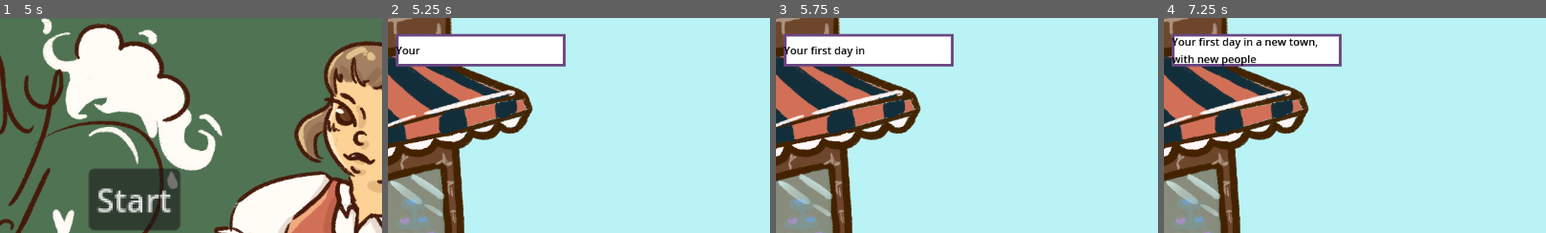
Above: before the commit, frames 1-4 (left to right).
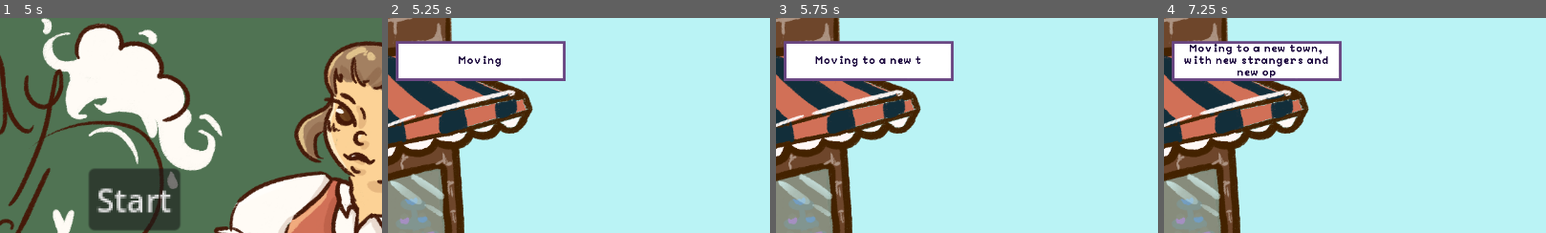
Above: after the commit, the same moments.

Repository: LauraVEkris/FreshlyBaked
Game: Godot game, scene res://scenes/main.tscn
Two runs of this game, one before a commit and one after it. Both use one fixed random seed, a clock stepped at 60 frames per second and the inputs below. Sound files missing from this copy of the repository are replaced by a short silence.
Inputs (mouse positions are % of the whole screen's width and height, from its top left):
- Up to frame 1 (5 s): click (22, 73) at 0.5 s; click (22, 73) at 1.25 s; click (41, 72) at 2 s; click (41, 72) at 2.75 s; click (69, 69) at 3.5 s; click (69, 69) at 4.25 s
- Up to frame 2 (5.25 s): click "Start" at 5 s
- Up to frame 3 (5.75 s): no input
- Up to frame 4 (7.25 s): click (50, 71) at 5.75 s; click (50, 71) at 6.5 s
The pictures show only the part of the screen within x 36-86%, y 0-50%; the shares and areas given below are measured in that part.

Frame 1 is identical in both runs. In frame 2, 5.9% of the frame differs, in the area x 2-47%, y 7-30%; in frame 3, 6.4%; in frame 4, 7.2%.

Commit message:
music and label styling stuff

Diff:
--- /dev/null
+++ b/assets/label-settings.tres
@@ -0,0 +1,8 @@
+[gd_resource type="LabelSettings" load_steps=2 format=3 uid="uid://c6g5ggnxybek0"]
+
+[ext_resource type="FontFile" uid="uid://cnyepyujqcaum" path="res://assets/Peaberry-Font-v2.0/Peaberry Font Family/Peaberry Doublespace/Peaberry-Doublespace.otf" id="1_nrfiw"]
+
+[resource]
+line_spacing = 2.0
+font = ExtResource("1_nrfiw")
+font_color = Color(0.0938003, 0.0169189, 0.231623, 1)
--- a/objects/text_box.tscn
+++ b/objects/text_box.tscn
@@ -1,7 +1,8 @@
-[gd_scene load_steps=3 format=3 uid="uid://cp0ndynhe864o"]
+[gd_scene load_steps=4 format=3 uid="uid://cp0ndynhe864o"]
 
 [ext_resource type="Script" uid="uid://by31b85r4bc2n" path="res://scripts/text_box.gd" id="1_63y4b"]
 [ext_resource type="Texture2D" uid="uid://c5xkdhlnbgadt" path="res://assets/textbox.png" id="2_2kmlu"]
+[ext_resource type="LabelSettings" uid="uid://c6g5ggnxybek0" path="res://assets/label-settings.tres" id="3_aih04"]
 
 [node name="TextBox" type="MarginContainer"]
 script = ExtResource("1_63y4b")
@@ -18,6 +19,10 @@
 [node name="MarginContainer" type="MarginContainer" parent="."]
 clip_contents = true
 layout_mode = 2
+theme_override_constants/margin_left = 4
+theme_override_constants/margin_top = 4
+theme_override_constants/margin_right = 4
+theme_override_constants/margin_bottom = 4
 
 [node name="TextureRect" type="TextureRect" parent="MarginContainer"]
 layout_mode = 2
@@ -25,6 +30,8 @@
 [node name="Label" type="Label" parent="MarginContainer"]
 layout_mode = 2
 theme_override_colors/font_color = Color(0, 0, 0, 1)
+label_settings = ExtResource("3_aih04")
+horizontal_alignment = 1
 
 [node name="LetterDisplayTimer" type="Timer" parent="."]
 one_shot = true
--- a/objects/timer.tscn
+++ b/objects/timer.tscn
@@ -1,6 +1,7 @@
-[gd_scene load_steps=2 format=3 uid="uid://8o32bi2mgyer"]
+[gd_scene load_steps=3 format=3 uid="uid://8o32bi2mgyer"]
 
 [ext_resource type="Script" uid="uid://v2gjjnhj8sjl" path="res://scripts/timer.gd" id="1_bhth0"]
+[ext_resource type="LabelSettings" uid="uid://c6g5ggnxybek0" path="res://assets/label-settings.tres" id="2_lw61g"]
 
 [node name="Timer" type="Control"]
 layout_mode = 3
@@ -18,6 +19,7 @@
 offset_right = 51.0
 offset_bottom = 33.0
 text = "00:00"
+label_settings = ExtResource("2_lw61g")
 
 [node name="Timer" type="Timer" parent="."]
 wait_time = 300.0
--- a/scenes/bunGame.tscn
+++ b/scenes/bunGame.tscn
@@ -1,7 +1,20 @@
-[gd_scene load_steps=4 format=3 uid="uid://bljrd1vuhg4dm"]
+[gd_scene load_steps=7 format=3 uid="uid://bljrd1vuhg4dm"]
 
 [ext_resource type="Texture2D" uid="uid://4ec26rqta3u7" path="res://assets/Jeffrey-plant.png" id="1_m7o8a"]
 [ext_resource type="Script" uid="uid://d0majcv64bicl" path="res://scripts/minigames/bun_game.gd" id="1_r480c"]
+[ext_resource type="FontFile" uid="uid://cnyepyujqcaum" path="res://assets/Peaberry-Font-v2.0/Peaberry Font Family/Peaberry Doublespace/Peaberry-Doublespace.otf" id="3_ufydk"]
+
+[sub_resource type="LabelSettings" id="LabelSettings_r2vs5"]
+line_spacing = 2.0
+font = ExtResource("3_ufydk")
+font_size = 32
+font_color = Color(0.0938003, 0.0169189, 0.231623, 1)
+
+[sub_resource type="LabelSettings" id="LabelSettings_jva46"]
+line_spacing = 2.0
+font = ExtResource("3_ufydk")
+font_size = 32
+font_color = Color(0.0938003, 0.0169189, 0.231623, 1)
 
 [sub_resource type="CircleShape2D" id="CircleShape2D_la44f"]
 radius = 37.0135
@@ -48,7 +61,8 @@
 offset_bottom = -175.0
 grow_horizontal = 2
 grow_vertical = 0
-text = "[<-     ->]"
+text = "[←    →]"
+label_settings = SubResource("LabelSettings_r2vs5")
 uppercase = true
 
 [node name="Label2" type="Label" parent="."]
@@ -65,6 +79,7 @@
 grow_horizontal = 2
 grow_vertical = 0
 text = "hits"
+label_settings = SubResource("LabelSettings_jva46")
 uppercase = true
 
 [node name="CharacterBody2D" type="CharacterBody2D" parent="." groups=["player"]]
--- a/scenes/cookieGame.tscn
+++ b/scenes/cookieGame.tscn
@@ -1,6 +1,7 @@
-[gd_scene load_steps=12 format=3 uid="uid://byv8i5bg4b4xf"]
+[gd_scene load_steps=13 format=3 uid="uid://byv8i5bg4b4xf"]
 
 [ext_resource type="Script" uid="uid://dful0ehmesuaw" path="res://scripts/minigames/cookie_game.gd" id="1_1t0vu"]
+[ext_resource type="LabelSettings" uid="uid://c6g5ggnxybek0" path="res://assets/label-settings.tres" id="2_ileld"]
 [ext_resource type="Texture2D" uid="uid://qwk1m6loie4x" path="res://assets/items/puzzle/puzzle1.png" id="3_h7h5j"]
 [ext_resource type="Texture2D" uid="uid://5eplxqu2b8e2" path="res://assets/red.png" id="3_n3dfc"]
 [ext_resource type="Texture2D" uid="uid://bx2i62kc6dt8y" path="res://assets/items/puzzle/puzzle2.png" id="4_22uqa"]
@@ -44,6 +45,7 @@
 grow_horizontal = 2
 grow_vertical = 2
 text = "00:00"
+label_settings = ExtResource("2_ileld")
 uppercase = true
 
 [node name="GridContainer" type="GridContainer" parent="."]
--- a/scenes/croissantGame.tscn
+++ b/scenes/croissantGame.tscn
@@ -1,7 +1,8 @@
-[gd_scene load_steps=4 format=3 uid="uid://dpgsxugv87b5"]
+[gd_scene load_steps=5 format=3 uid="uid://dpgsxugv87b5"]
 
 [ext_resource type="Script" uid="uid://dsr8qnxl1qpgx" path="res://scripts/minigames/croissant_game.gd" id="1_4q1l3"]
 [ext_resource type="Texture2D" uid="uid://8semkqoekq33" path="res://assets/black.png" id="1_qdcn7"]
+[ext_resource type="LabelSettings" uid="uid://c6g5ggnxybek0" path="res://assets/label-settings.tres" id="3_qkcmt"]
 
 [sub_resource type="RectangleShape2D" id="RectangleShape2D_a1exv"]
 size = Vector2(20, 194)
@@ -60,6 +61,7 @@
 grow_horizontal = 2
 grow_vertical = 0
 text = "[space]"
+label_settings = ExtResource("3_qkcmt")
 uppercase = true
 
 [node name="Label2" type="Label" parent="."]
@@ -76,4 +78,5 @@
 grow_horizontal = 2
 grow_vertical = 0
 text = "hits"
+label_settings = ExtResource("3_qkcmt")
 uppercase = true
--- a/scenes/main.tscn
+++ b/scenes/main.tscn
@@ -13,6 +13,7 @@
 [ext_resource type="Texture2D" uid="uid://dynxucq11qie1" path="res://assets/screens/winEffect.png" id="9_8anpk"]
 [ext_resource type="Texture2D" uid="uid://clrm01dq0uxqo" path="res://assets/screens/bakeryOutside.png" id="11_umlfg"]
 [ext_resource type="Texture2D" uid="uid://b57fv0ntkcr7s" path="res://assets/screens/mainMenu.png" id="13_r5srh"]
+[ext_resource type="AudioStream" uid="uid://dl04oj0dga4en" path="res://sound/podcast-soothing-serene-smooth-jazz-romantic-cafe-vibes-213058.mp3" id="14_a8y0u"]
 
 [node name="Control" type="Control"]
 layout_mode = 3
@@ -240,6 +241,11 @@
 volume_db = 1.0
 autoplay = true
 
+[node name="MusicStreamPlayer2D" type="AudioStreamPlayer2D" parent="."]
+stream = ExtResource("14_a8y0u")
+autoplay = true
+parameters/looping = true
+
 [connection signal="pressed" from="Display/BunButton" to="Minigame" method="startMinigame" binds= ["bun"]]
 [connection signal="pressed" from="Display/CroissantButton" to="Minigame" method="startMinigame" binds= ["croissant"]]
 [connection signal="pressed" from="Display/CookieButton" to="Minigame" method="startMinigame" binds= ["cookie"]]
--- a/scripts/minigames/bun_game.gd
+++ b/scripts/minigames/bun_game.gd
@@ -46,11 +46,11 @@
 func endGame():
 	if applecount <= 3:
 		minigameNode.doneMinigame("fail")
-	elif applecount >= 4 and applecount <= 10:
+	elif applecount >= 4 and applecount <= 9:
 		minigameNode.doneMinigame("neutral")
-	elif applecount >= 11 and applecount <= 17:
+	elif applecount >= 10 and applecount <= 15:
 		minigameNode.doneMinigame("win")
-	elif applecount >= 18:
+	elif applecount >= 16:
 		minigameNode.doneMinigame("perfect")
 
 func hitApple(body) -> void:
--- a/scripts/singletons/gameManager.gd
+++ b/scripts/singletons/gameManager.gd
@@ -34,8 +34,8 @@
 	cutscene = $/root/Control/cutsceneRect
 
 	#start the first day
-	lines = ["Your first day in a new town, with new people",
-	"you enter your bakery, ready for a fresh start"]
+	lines = ["Moving to a new town, with new strangers and new opportunities.",
+	"You enter your bakery, ready for a fresh start"]
 	cutscene.visible = true
 	DialogueManager.startDialogue(lines)
 	await DialogueManager.deletedBox
Not shown, added: assets/Peaberry-Font-v2.0/OFL.txt
Binary file added: assets/Peaberry-Font-v2.0/Peaberry Font Family/Peaberry Doublespace/Peaberry-Doublespace.otf
Not shown, added: assets/Peaberry-Font-v2.0/Peaberry Font Family/Peaberry Doublespace/Peaberry-Doublespace.otf.import
Not shown, added: assets/Peaberry-Font-v2.0/README.txt
Not shown: 1 places in scenes/main.tscn that only renumber resources
Not shown, added: sound/podcast-soothing-serene-smooth-jazz-romantic-cafe-vibes-213058.mp3.import
Not shown, added: assets/Peaberry-Font-v2.0/.DS_Store
Not shown, added: assets/Peaberry-Font-v2.0/Peaberry Font Family/.DS_Store
Not shown, added: assets/Peaberry-Font-v2.0/Peaberry Font Family/Peaberry Doublespace/.DS_Store
Not shown, added: assets/Peaberry-Font-v2.0/Peaberry Font Family/Peaberry Doublespace/PeaberryDoublespace.eot
Not shown, added: assets/Peaberry-Font-v2.0/Peaberry Font Family/demo.html
Not shown, added: assets/Peaberry-Font-v2.0/Peaberry Font Family/stylesheet.css
(and 1 more such lines)
